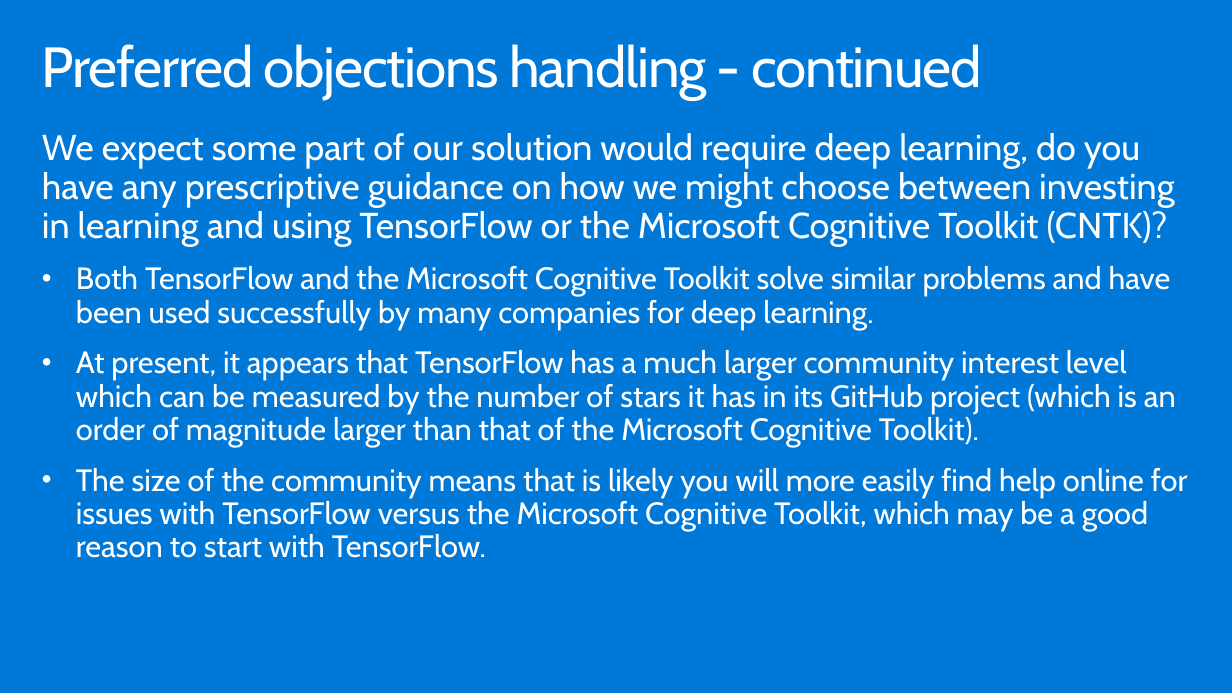
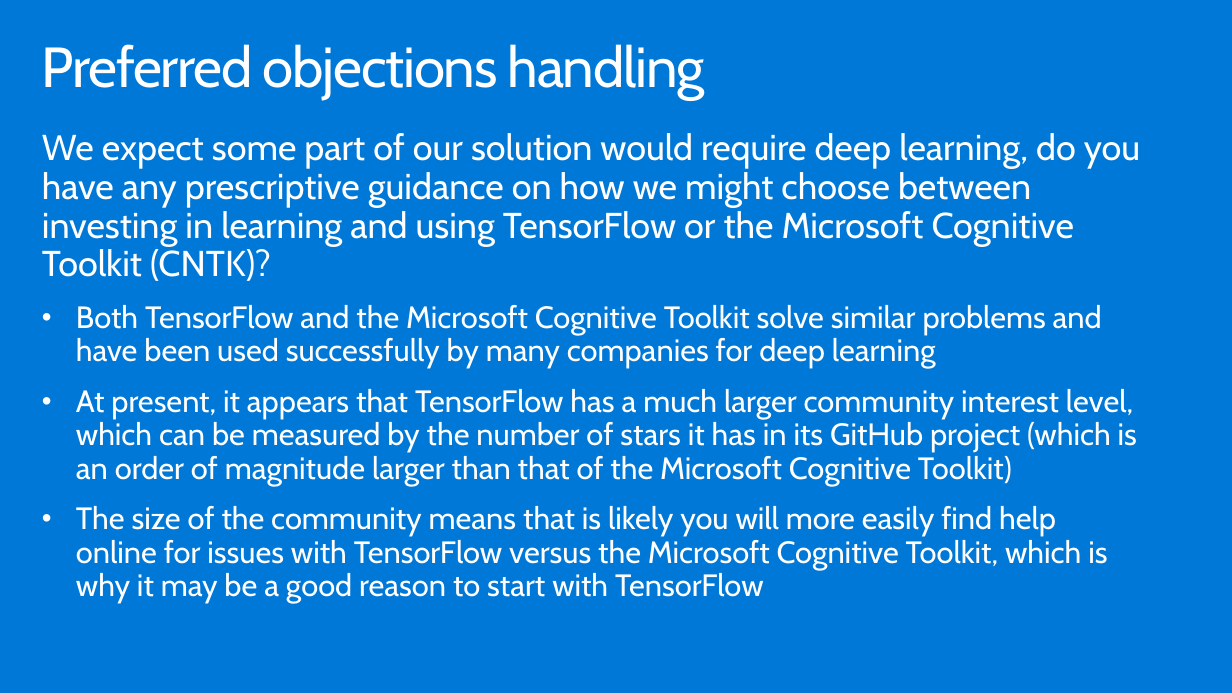
Before and after one commit to nenves/MCW-Cognitive-services-and-deep-learning, a slide deck: slide 31 of Whiteboard design session/WDS trainer presentation - Cognitive Services and deep learning.pptx. Drawn at 1232x693 pixels with LibreOffice and Linux fonts; fonts in the diff are those of the drawing. Boxes give left, top, right and bottom in pixels: in the first picture for what was removed or moved away, otherwise in the second. Text is boxed around its words. In the diff, an @@ line names an element or a change of style, - is before the commit and + after.

```diff
--- a/Whiteboard design session/WDS trainer presentation - Cognitive Services and deep learning.pptx
+++ b/Whiteboard design session/WDS trainer presentation - Cognitive Services and deep learning.pptx
@@ title at (x1=42, y1=44, x2=705, y2=100): text changed; size 44.1 to 44 pt @@
-Preferred objections handling - continued
+Preferred objections handling
@@ text at (x1=76, y1=305, x2=1137, y2=603): text changed @@
-• Both TensorFlow and the Microsoft Cognitive Toolkit solve similar problems and have been used successfully by many companies for deep learning.
-• At present, it appears that TensorFlow has a much larger community interest level which can be measured by the number of stars it has in its GitHub project (which is an order of magnitude larger than that of the Microsoft Cognitive Toolkit).
-• The size of the community means that is likely you will more easily find help online for issues with TensorFlow versus the Microsoft Cognitive Toolkit, which may be a good reason to start with TensorFlow.
+• Both TensorFlow and the Microsoft Cognitive Toolkit solve similar problems and have been used successfully by many companies for deep learning
+• At present, it appears that TensorFlow has a much larger community interest level, which can be measured by the number of stars it has in its GitHub project (which is an order of magnitude larger than that of the Microsoft Cognitive Toolkit)
+• The size of the community means that is likely you will more easily find help online for issues with TensorFlow versus the Microsoft Cognitive Toolkit, which is why it may be a good reason to start with TensorFlow
```
Also in this commit, not shown: 22 other slides changed.
